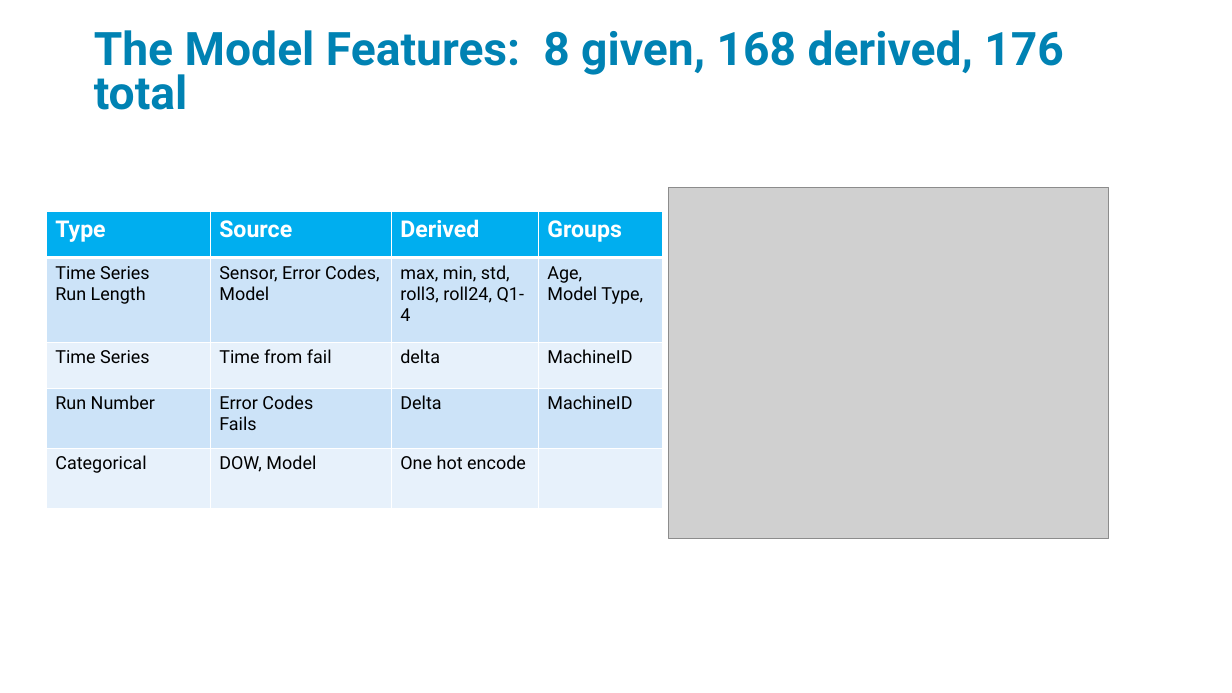
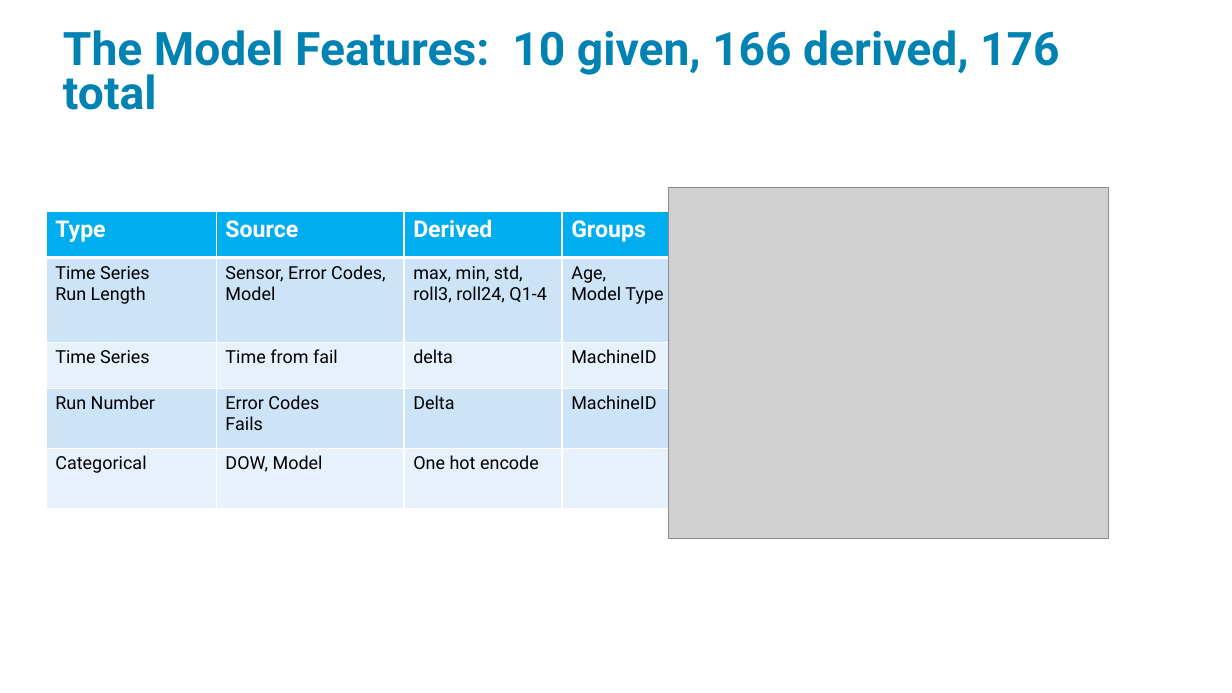
Before and after one commit to Bill-M123/Machine-Maintainence, a slide deck: slide 6 of Predicting_Machine_Maintenance.pptx. Drawn at 1232x693 pixels with LibreOffice and Linux fonts; fonts in the diff are those of the drawing; grey boxes stand for pictures; background and template pictures are left out. Boxes give left, top, right and bottom in pixels: in the first picture for what was removed or moved away, otherwise in the second. Text is boxed around its words. In the diff, an @@ line names an element or a change of style, - is before the commit and + after.

```diff
--- a/Predicting_Machine_Maintenance.pptx
+++ b/Predicting_Machine_Maintenance.pptx
@@ title at box(63, 30, 1059, 110): text changed @@
-The Model Features: 8 given, 168 derived, 176 total
+The Model Features: 10 given, 166 derived, 176 total
@@ table at box(46, 212, 685, 508) @@
-row 2, column 4: Age, / Model Type,
+row 2, column 4: Age, / Model Type
@@ table: place and size @@
-table at box(46, 212, 662, 508)
+table at box(46, 212, 685, 508)
```
Also in this commit, not shown: 1 other slide changed, 2 other files.
